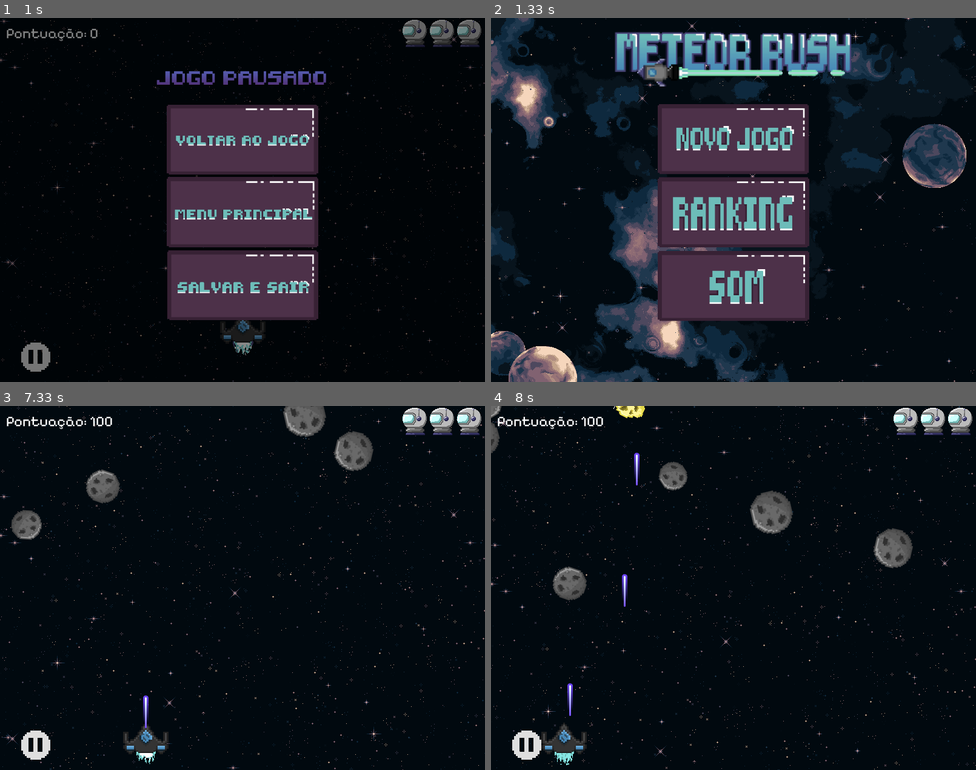
Above: before the commit, frames 1-4 (two rows, left to right).
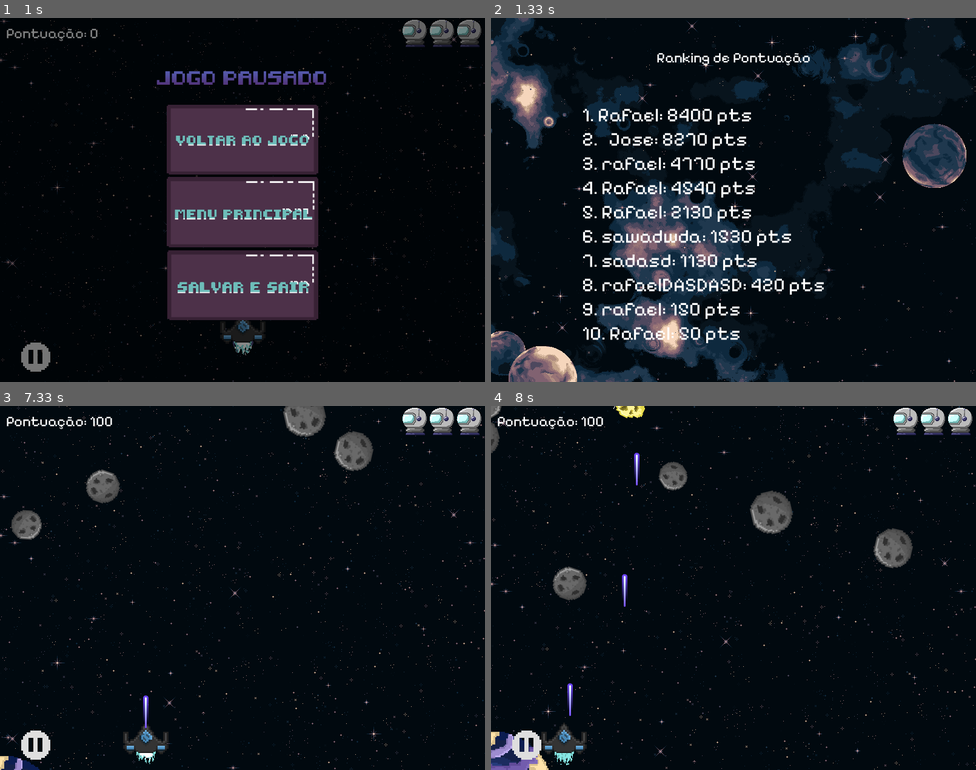
Above: after the commit, the same moments.

Repository: RafaelCarneiro16/MeteorRushPygame
Game: pygame game, started from codigo/main.py
The game is run twice, just before and just after one commit, with the same random seed, the same clock (stepped at 60 frames per second) and the same inputs.
Inputs (mouse positions are in pixels of both pictures, inside the frame that each line leads up to):
- Up to frame 1 (1 s): click (242, 138) at 0.38 s; press the mouse at (38, 356) at 0.7 s; move the mouse to (77, 210) at 0.8 s; release the mouse at (116, 65) at 0.93 s
- Up to frame 2 (1.33 s): press the mouse at (733, 210) at 1.03 s; move the mouse to (699, 218) at 1.13 s; release the mouse at (670, 225) at 1.27 s
- Up to frame 3 (7.33 s): hold Esc 1.33-1.8 s; hold Right 1.33-1.8 s; move the mouse to (164, 449) at 1.37 s; tap Space at 1.4, 1.7, 4.45, 5.28, 5.58, 6.18, 6.48, 7.32 s; click (242, 675) at 1.93 s; click (242, 591) at 2.27 s; press the mouse at (242, 591) at 2.58 s; move the mouse to (242, 657) at 2.68 s; release the mouse at (247, 722) at 2.82 s; press the mouse at (247, 591) at 2.92 s; move the mouse to (203, 653) at 3.02 s; release the mouse at (155, 719) at 3.15 s; press the mouse at (242, 529) at 3.25 s; move the mouse to (232, 489) at 3.35 s; release the mouse at (223, 453) at 3.48 s; press the mouse at (184, 591) at 4.08 s; move the mouse to (286, 631) at 4.18 s; release the mouse at (392, 675) at 4.32 s; hold Up 4.38-4.68 s; hold Esc 5.22-5.75 s; hold Left 5.22-5.75 s; press the mouse at (242, 526) at 5.82 s; move the mouse to (232, 533) at 5.92 s; release the mouse at (223, 540) at 6.05 s; hold Backspace 6.12-6.65 s; hold Left 6.12-6.65 s; hold Down from 7.25 s (still down)
- Up to frame 4 (8 s): release Down at 7.55 s; hold Left 7.58-7.98 s; tap Space at 7.65, 7.95 s

Frame 1 is identical in both runs. In frame 2, 25% of the frame differs, in the area x 19-75%, y 3-90%; in frame 3, 0.2%; in frame 4, 0.8%.

Commit message:
cenario e ranking

Diff:
--- /dev/null
+++ b/codigo/cenario.py
@@ -0,0 +1,101 @@
+import pygame
+from tela import Tela
+
+class Cenario(pygame.sprite.Group):
+    def __init__(self, tela: Tela):
+        super().__init__()
+        self.__tela = tela
+
+        self.__imagem_planeta = pygame.image.load(r"C:\GitHub\Jogo\imagens\planeta.png").convert_alpha()
+        self.__imagem_sol = pygame.image.load(r"C:\GitHub\Jogo\imagens\sol.png").convert_alpha()
+
+        self.__sprite = pygame.sprite.Sprite()
+        self.__sprite.image = self.__imagem_planeta
+        self.__sprite.rect = self.__sprite.image.get_rect(topleft=(-999, -999))  # Fora da tela (Não aparecer)
+        self.add(self.__sprite)
+
+        self.__mostrando = False
+        self.__modo_atual = "planeta"
+        self.__proximo_evento = pygame.time.get_ticks() + 5000  # Tempo entre o sol e o planeta
+
+    # region Getters e Setters
+
+    @property
+    def tela(self):
+        return self.__tela
+
+    @tela.setter
+    def tela(self, value):
+        self.__tela = value
+
+    @property
+    def imagem_planeta(self):
+        return self.__imagem_planeta
+
+    @imagem_planeta.setter
+    def imagem_planeta(self, nova):
+        self.__imagem_planeta = nova
+
+    @property
+    def imagem_sol(self):
+        return self.__imagem_sol
+
+    @imagem_sol.setter
+    def imagem_sol(self, nova):
+        self.__imagem_sol = nova
+
+    @property
+    def sprite(self):
+        return self.__sprite
+
+    @sprite.setter
+    def sprite(self, novo_sprite):
+        self.__sprite = novo_sprite
+
+    @property
+    def mostrando(self):
+        return self.__mostrando
+
+    @mostrando.setter
+    def mostrando(self, status):
+        self.__mostrando = status
+
+    @property
+    def modo_atual(self):
+        return self.__modo_atual
+
+    @modo_atual.setter
+    def modo_atual(self, modo):
+        self.__modo_atual = modo
+
+    @property
+    def proximo_evento(self):
+        return self.__proximo_evento
+
+    @proximo_evento.setter
+    def proximo_evento(self, tempo):
+        self.__proximo_evento = tempo
+
+    # endregion
+
+    def update(self):
+        agora = pygame.time.get_ticks()
+
+        if not self.__mostrando:
+            if agora >= self.proximo_evento:
+                if self.modo_atual == "planeta":
+                    self.sprite.image = self.imagem_planeta
+                    self.__sprite.rect = self.__sprite.image.get_rect(topleft=(-180, self.tela.altura))
+                    self.__modo_atual = "sol"
+                else:
+                    self.__sprite.image = self.__imagem_sol
+                    self.__sprite.rect = self.__sprite.image.get_rect(topleft=(620, self.tela.altura))
+                    self.__modo_atual = "planeta"
+
+                self.__mostrando = True
+        else:
+            self.__sprite.rect.y -= 1
+            if self.__sprite.rect.bottom < 0:
+                self.__sprite.rect.topleft = (-999, -999)
+                self.__mostrando = False
+                self.__proximo_evento = agora + 5000
--- /dev/null
+++ b/codigo/gerenciador_raking.py
@@ -0,0 +1,72 @@
+# gerenciador_raking.py
+import json
+import os
+import pygame
+from jogador_ranking import JogadorRanking
+
+class GerenciadorRanking:
+    def __init__(self):
+        self.jogadores = []
+
+    def adicionar_jogador(self, jogador: JogadorRanking):
+        self.jogadores.append(jogador)
+        self._ordenar_e_limitar()
+
+    def _ordenar_e_limitar(self):
+        self.jogadores.sort(key=lambda x: x.pontuacao, reverse=True)
+        self.jogadores = self.jogadores[:10]
+
+    def exibir_ranking_terminal(self):
+        for i, jogador in enumerate(self.jogadores, 1):
+            print(f"{i}. {jogador}")
+
+    def salvar_em_arquivo(self, nome_arquivo: str):
+        caminho = os.path.join(os.path.dirname(__file__), nome_arquivo)
+        with open(caminho, "w") as f:
+            json.dump([j.to_dict() for j in self.jogadores], f, indent=4)
+
+    def carregar_de_arquivo(self, nome_arquivo: str):
+        caminho = os.path.join(os.path.dirname(__file__), nome_arquivo)
+        try:
+            with open(caminho, "r") as f:
+                dados = json.load(f)
+                self.jogadores = [JogadorRanking.from_dict(d) for d in dados]
+                self._ordenar_e_limitar()
+        except FileNotFoundError:
+            print("Arquivo não encontrado. Criando novo ranking vazio.")
+            self.jogadores = []
+        except json.JSONDecodeError:
+            print("Erro ao ler o arquivo JSON. Ranking resetado.")
+            self.jogadores = []
+
+    def solicitar_nome(self, tela, clock) -> str:
+        nome = ""
+        fonte = pygame.font.Font(r"C:\GitHub\Jogo\fonte.ttf", 32)
+        rodando = True
+
+        while rodando:
+            for evento in pygame.event.get():
+                if evento.type == pygame.QUIT:
+                    pygame.quit()
+                    exit()
+                elif evento.type == pygame.KEYDOWN:
+                    if evento.key == pygame.K_RETURN and nome.strip() != "":
+                        rodando = False
+                    elif evento.key == pygame.K_BACKSPACE:
+                        nome = nome[:-1]
+                    else:
+                        if len(nome) < 15 and evento.unicode.isprintable():
+                            nome += evento.unicode
+
+            tela.display.blit(tela.imagem_fundo, tela.rect_fundo)
+
+            titulo = fonte.render("Digite seu nome e pressione Enter:", True, (255, 255, 255))
+            campo = fonte.render(nome + "|", True, (255, 255, 0))
+
+            tela.display.blit(titulo, (tela.largura // 2 - titulo.get_width() // 2, 200))
+            tela.display.blit(campo, (tela.largura // 2 - campo.get_width() // 2, 260))
+
+            pygame.display.update()
+            clock.tick(60)
+
+        return nome
--- /dev/null
+++ b/codigo/jogador_ranking.py
@@ -0,0 +1,15 @@
+
+class JogadorRanking:
+    def __init__(self, nome: str, pontuacao: int):
+        self.nome = nome
+        self.pontuacao = pontuacao
+
+    def to_dict(self):
+        return {"nome": self.nome, "pontuacao": self.pontuacao}
+
+    @staticmethod
+    def from_dict(data):
+        return JogadorRanking(data["nome"], data["pontuacao"])
+
+    def __repr__(self):
+        return f"{self.nome}: {self.pontuacao} pts"
--- a/codigo/jogo.py
+++ b/codigo/jogo.py
@@ -8,7 +8,9 @@
 from som import Som
 from meteorodourado import Meteoro_Dourado
 from botao import Botao
-
+from jogador_ranking import JogadorRanking
+from gerenciador_raking import GerenciadorRanking
+from cenario import Cenario
 
 class Jogo():
     def __init__(self, tela: Tela, jogador: Jogador, grupo_jogador: pygame.sprite.GroupSingle,
@@ -24,8 +26,19 @@
         self.__clock = pygame.time.Clock()
         self.__som = som
         self.__grupo_meteoros_dourados = meteoros_dourados
+        self.__ranking = GerenciadorRanking()
+        self.__ranking.carregar_de_arquivo("ranking.json")
+        self.__cenario = Cenario(self.__tela)
 
     #region Setters e Getters
+    @property
+    def cenario(self):
+        return self.__cenario
+
+    @cenario.setter
+    def cenario(self, value):
+        self.__cenario = value
+
     @property
     def tela(self):
         return self.__tela
@@ -100,7 +113,6 @@
     #endregion
 
     def novo_jogo(self):
-
         self.grupo_vidas.empty()
         self.grupo_meteoros.empty()
         self.grupo_tiros.empty()
@@ -148,7 +160,6 @@
                 elif evento.type == pygame.KEYDOWN:
                     if evento.key == pygame.K_ESCAPE:
                         return
-
                     elif evento.key == pygame.K_SPACE:
                         Tiro(self.jogador.rect.midtop, self.grupo_tiros)
                         self.som.tocar_efeitos(rf"C:\GitHub\Jogo\sons\laser.wav")
@@ -165,8 +176,7 @@
                 if botao_pause.rect.collidepoint(mouse_pos):
                     resultado = self.pause()
                     if not resultado:
-                       return
-
+                        return
 
             # Atualizar posição do fundo
             y1 += velocidade_fundo
@@ -189,13 +199,18 @@
                     if not lista_vidas:
                         self.som.parar_musica()
                         self.som.tocar_efeitos(r"C:\GitHub\Jogo\sons\game_over_efeito.wav")
+
+                        nome = self.__ranking.solicitar_nome(self.__tela, self.__clock)  # Pede o nome
+                        self.__ranking.adicionar_jogador(JogadorRanking(nome, pontuacao))  # Adiciona o jogador com pontuação
+                        self.__ranking.salvar_em_arquivo("ranking.json")  # Salva o ranking
+
                         self.game_over()
                         rodando = False
 
             pontuacao = self.colisao_meteoro(self.grupo_tiros, self.grupo_meteoros, pontuacao)
             pontuacao = self.colisao_meteoro(self.grupo_tiros, self.grupo_meteoros_dourados, pontuacao)
 
-            # Atualizações
+            # Atualizações dos grupos
             self.grupo_jogador.update()
             self.grupo_tiros.update()
             self.grupo_meteoros.update()
@@ -207,6 +222,9 @@
             self.tela.display.blit(self.tela.imagem_fundo, (0, y1))
             self.tela.display.blit(self.tela.imagem_fundo, (0, y2))
 
+            # Atualizar e desenhar o cenário
+            self.__cenario.update()
+            self.__cenario.draw(self.tela.display)
 
             # Desenhos
             self.grupo_jogador.draw(self.tela.display)
@@ -223,8 +241,8 @@
             pygame.display.update()
             self.clock.tick(60)
 
+
     def pause(self):
-
         grupo_botoes = pygame.sprite.Group()
         pausado = True
         titulo = Botao(grupo_botoes, rf'C:\GitHub\Jogo\imagens\titulo_jogo_pausado.png', (400, 100))
@@ -238,7 +256,6 @@
         fundo_congelado = self.tela.display.copy()
 
         while pausado:
-
             mouse_pos = pygame.mouse.get_pos()
             mouse_botao = pygame.mouse.get_pressed()
 
@@ -251,11 +268,9 @@
                 if botao_menu.rect.collidepoint(mouse_pos):
                     self.som.tocar_efeitos(r"C:\GitHub\Jogo\sons\clique.mp3")
                     return False
-
                 elif botao_voltar.rect.collidepoint(mouse_pos):
                     self.som.tocar_efeitos(r"C:\GitHub\Jogo\sons\clique.mp3")
                     return True
-
                 elif botao_sair.rect.collidepoint(mouse_pos):
                     self.som.tocar_efeitos(r"C:\GitHub\Jogo\sons\clique.mp3")
                     pygame.quit()
@@ -275,11 +290,9 @@
             for meteoro in meteoros_acertados:
                 pontuacao += meteoro.pontos
                 self.som.tocar_efeitos(r"C:\GitHub\Jogo\sons\explosion.wav")
-
         return pontuacao
 
     def game_over(self):
-
         grupo_botoes = pygame.sprite.Group()
         pausado = True
         botao_novo_jogo = Botao(grupo_botoes, rf'C:\GitHub\Jogo\imagens\bt_novo_jogo.png', (400, 200))
@@ -292,7 +305,6 @@
         fundo_congelado = self.tela.display.copy()
 
         while pausado:
-
             mouse_pos = pygame.mouse.get_pos()
             mouse_botao = pygame.mouse.get_pressed()
 
@@ -305,12 +317,10 @@
                 if botao_menu.rect.collidepoint(mouse_pos):
                     self.som.tocar_efeitos(r"C:\GitHub\Jogo\sons\clique.mp3")
                     return
-
                 elif botao_novo_jogo.rect.collidepoint(mouse_pos):
                     self.som.tocar_efeitos(r"C:\GitHub\Jogo\sons\clique.mp3")
                     self.novo_jogo()
                     return
-
                 elif botao_sair.rect.collidepoint(mouse_pos):
                     self.som.tocar_efeitos(r"C:\GitHub\Jogo\sons\clique.mp3")
                     pygame.quit()
--- a/codigo/main.py
+++ b/codigo/main.py
@@ -1,31 +1,33 @@
 import pygame
-import random
 from jogador import Jogador
 from tela import Tela
 from menu import Menu
 from jogo import Jogo
 from som import Som
-
+from gerenciador_raking import GerenciadorRanking
 
 pygame.init()
 
 tela = Tela(800, 600, 'C:/GitHub/Jogo/imagens/fundo.png')
 tela_menu = Tela(800, 600, 'C:/GitHub/Jogo/imagens/fundo2.png')
 
-# Grupos
 grupo_vidas = pygame.sprite.Group()
 grupo_jogador = pygame.sprite.GroupSingle()
 grupo_tiros = pygame.sprite.Group()
 grupo_meteoros = pygame.sprite.Group()
 grupo_botoes = pygame.sprite.Group()
 grupo_meteoros_dourados = pygame.sprite.Group()
+grupo_sons = Som()
+ranking = GerenciadorRanking()
 
 jogador = Jogador(grupo_jogador, tela)
-grupo_sons = Som()
 
-jogo = Jogo(tela, jogador, grupo_jogador, grupo_vidas, grupo_meteoros, grupo_tiros, grupo_sons, grupo_meteoros_dourados)
+ranking.carregar_de_arquivo("ranking.json")
 
-menu = Menu(jogo, tela_menu, grupo_botoes, grupo_sons)
+jogo = Jogo(tela, jogador, grupo_jogador, grupo_vidas, grupo_meteoros,
+            grupo_tiros, grupo_sons, grupo_meteoros_dourados)
+
+menu = Menu(jogo, tela_menu, grupo_botoes, grupo_sons, ranking)
 
 while True:
     menu.rodando_menu()
--- a/codigo/menu.py
+++ b/codigo/menu.py
@@ -1,12 +1,15 @@
 import pygame
+import json
 from tela import Tela
 from jogo import Jogo
 from botao import Botao
 from som import Som
 from texto import Texto
+from jogador_ranking import JogadorRanking
+from gerenciador_raking import GerenciadorRanking
 
 class Menu():
-    def __init__(self, jogo: Jogo, tela: Tela, grupo_botoes: pygame.sprite.Group, som: Som):
+    def __init__(self, jogo: Jogo, tela: Tela, grupo_botoes: pygame.sprite.Group, som: Som, ranking: GerenciadorRanking):
         self.__clock = pygame.time.Clock()
         self.__tela = tela
         self.__jogo = jogo
@@ -14,6 +17,7 @@
         self.__logo_jogo = pygame.image.load('C:/GitHub/Jogo/imagens/icone_nome_jogo.png').convert_alpha()
         self.__logo_rect = self.__logo_jogo.get_rect(center = (400, 125))
         self.__som = som
+        self.__ranking = ranking
         self.__fonte = pygame.font.Font(rf'C:\GitHub\Jogo\fonte.ttf', 24)
         self.__texto_titulo = Texto(48, "Gerenciador de Som", (255,255,255), (self.__tela.largura // 2, 50), self.__tela)
         self.__texto_instrucao = Texto(24, "Pressione ESC para voltar ao menu principal", (255,255,255), (self.__tela.largura // 2, self.__tela.altura - 30), self.__tela)
@@ -50,15 +54,11 @@
     @som.setter
     def som(self, valor):
         self.__som = valor
-
-    # Comentario usado para minimizar Setters e Getters
     # endregion
 
-    # Desenha a imagem de fundo do menu
     def desenha_menu(self):
         self.tela.display.blit(self.tela.imagem_fundo, self.tela.rect_fundo)
 
-    # Abre a tela de ajuste de volumes
     def menu_volume(self):
         rodando = True
 
@@ -97,7 +97,6 @@
                 self.__som.volume_efeitos = novo_volume
                 self.__som.atualizar_volumes()
 
-            # Cria novos textos a cada frame
             texto_musica = Texto(
                 24,
                 f'Música: {int(self.__som.volume_musica * 100)}%',
@@ -112,26 +111,16 @@
                 (255, 255, 255),
                 (self.__som.x_barra_volume + self.__som.largura_barra_volume // 2, self.__som.y_barra_efeitos - 20),
                 self.__tela
-
             )
 
-            # Desenha elementos na tela
             self.__tela.display.blit(self.__tela.imagem_fundo, self.__tela.rect_fundo)
             self.__texto_instrucao.desenha_texto()
             self.__texto_titulo.desenha_texto()
 
-            pygame.draw.rect(
-                self.__tela.display,
-                (200, 200, 200),
-                (self.__som.x_barra_volume, self.__som.y_barra_musica, self.__som.largura_barra_volume, self.__som.altura_barra_volume)
-            )
+            pygame.draw.rect(self.__tela.display, (200, 200, 200), (self.__som.x_barra_volume, self.__som.y_barra_musica, self.__som.largura_barra_volume, self.__som.altura_barra_volume))
             pygame.draw.rect(self.__tela.display, (255, 255, 255), self.__som.cursor_musica)
 
-            pygame.draw.rect(
-                self.__tela.display,
-                (200, 200, 200),
-                (self.__som.x_barra_volume, self.__som.y_barra_efeitos, self.__som.largura_barra_volume, self.__som.altura_barra_volume)
-            )
+            pygame.draw.rect(self.__tela.display, (200, 200, 200), (self.__som.x_barra_volume, self.__som.y_barra_efeitos, self.__som.largura_barra_volume, self.__som.altura_barra_volume))
             pygame.draw.rect(self.__tela.display, (255, 255, 255), self.__som.cursor_efeitos)
 
             texto_musica.desenha_texto()
@@ -140,15 +129,36 @@
             pygame.display.flip()
             self.__clock.tick(60)
 
-    # Tela principal do menu do jogo
+    def exibir_ranking(self):
+        rodando = True
+        fonte = pygame.font.Font(r'C:\GitHub\Jogo\fonte.ttf', 32)
+
+        while rodando:
+            for evento in pygame.event.get():
+                if evento.type == pygame.QUIT:
+                    pygame.quit()
+                    exit()
+                elif evento.type == pygame.KEYDOWN and evento.key == pygame.K_ESCAPE:
+                    rodando = False
+
+            self.__tela.display.blit(self.__tela.imagem_fundo, self.__tela.rect_fundo)
+
+            titulo = self.__fonte.render("Ranking de Pontuação", True, (255, 255, 255))
+            self.__tela.display.blit(titulo, (self.__tela.largura // 2 - titulo.get_width() // 2, 50))
+
+            for i, jogador in enumerate(self.__ranking.jogadores, 1):
+                texto = fonte.render(f"{i}. {jogador.nome}: {jogador.pontuacao} pts", True, (255, 255, 255))
+                self.__tela.display.blit(texto, (150, 100 + i * 40))
+
+            pygame.display.update()
+            self.clock.tick(60)
+
     def rodando_menu(self):
-        # Cria os botões do menu
         botao_novojogo = Botao(self.__grupo_botoes, 'C:/GitHub/Jogo/imagens/bt_novo_jogo.png', (400, 200))
-        botao_continuar = None  # Pode ser adicionado futuramente
+        botao_continuar = None
         botao_ranking = Botao(self.__grupo_botoes, 'C:/GitHub/Jogo/imagens/bt_ranking.png', (400, 320))
         botao_som = Botao(self.__grupo_botoes, 'C:/GitHub/Jogo/imagens/bt_som.png', (400, 442))
 
-        # Inicia a música do menu
         self.__som.tocar_musica(r"C:\GitHub\Jogo\sons\musica_menu.wav")
 
         rodando_menu = True
@@ -162,13 +172,11 @@
                     pygame.quit()
                     exit()
 
-            # Desenha fundo e elementos do menu
             self.desenha_menu()
             self.__tela.display.blit(self.__logo_jogo, self.__logo_rect)
             self.__grupo_botoes.update()
             self.__grupo_botoes.draw(self.__tela.display)
 
-            # Ações dos botões ao clicar
             if mouse_botao[0]:
                 if botao_novojogo.rect.collidepoint(mouse_pos):
                     self.__som.tocar_efeitos(r"C:\GitHub\Jogo\sons\clique_inicio.wav")
@@ -181,5 +189,9 @@
                     self.menu_volume()
                     rodando_menu = False
 
+                if botao_ranking.rect.collidepoint(mouse_pos):
+                    self.__som.tocar_efeitos(r"C:\GitHub\Jogo\sons\clique.mp3")
+                    self.exibir_ranking()
+
             pygame.display.update()
             self.clock.tick(60)
--- /dev/null
+++ b/codigo/ranking.json
@@ -0,0 +1,42 @@
+[
+    {
+        "nome": "Rafael",
+        "pontuacao": 8400
+    },
+    {
+        "nome": "  Jose",
+        "pontuacao": 8270
+    },
+    {
+        "nome": "rafael",
+        "pontuacao": 4770
+    },
+    {
+        "nome": "Rafael",
+        "pontuacao": 4540
+    },
+    {
+        "nome": "Rafael",
+        "pontuacao": 2130
+    },
+    {
+        "nome": "sawadwda",
+        "pontuacao": 1530
+    },
+    {
+        "nome": "sadasd",
+        "pontuacao": 1130
+    },
+    {
+        "nome": "rafaelDASDASD",
+        "pontuacao": 420
+    },
+    {
+        "nome": "rafael",
+        "pontuacao": 150
+    },
+    {
+        "nome": "Rafael",
+        "pontuacao": 50
+    }
+]
Binary file changed: imagens/planeta.png
Binary file changed: imagens/sol.png
